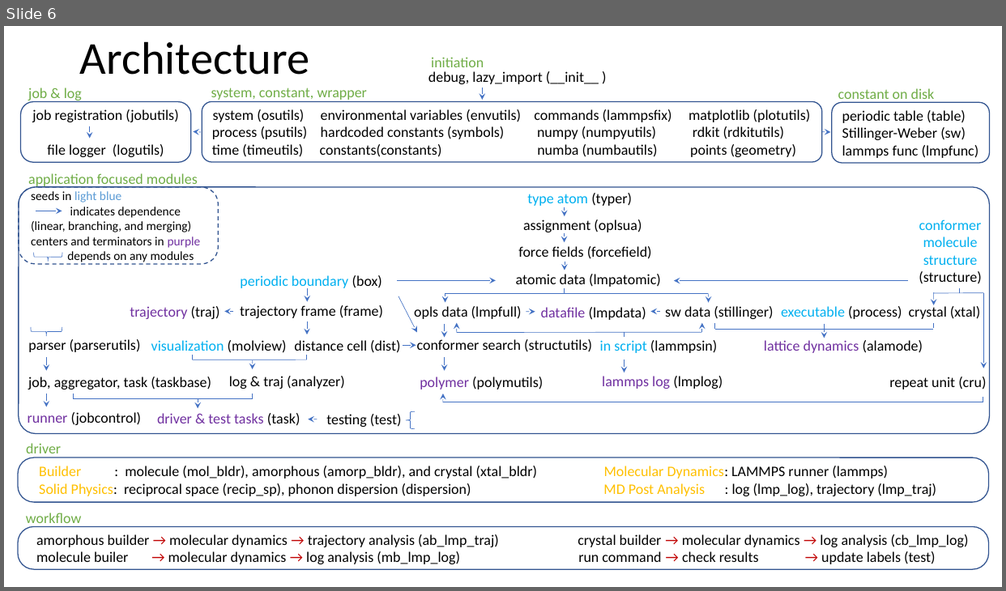
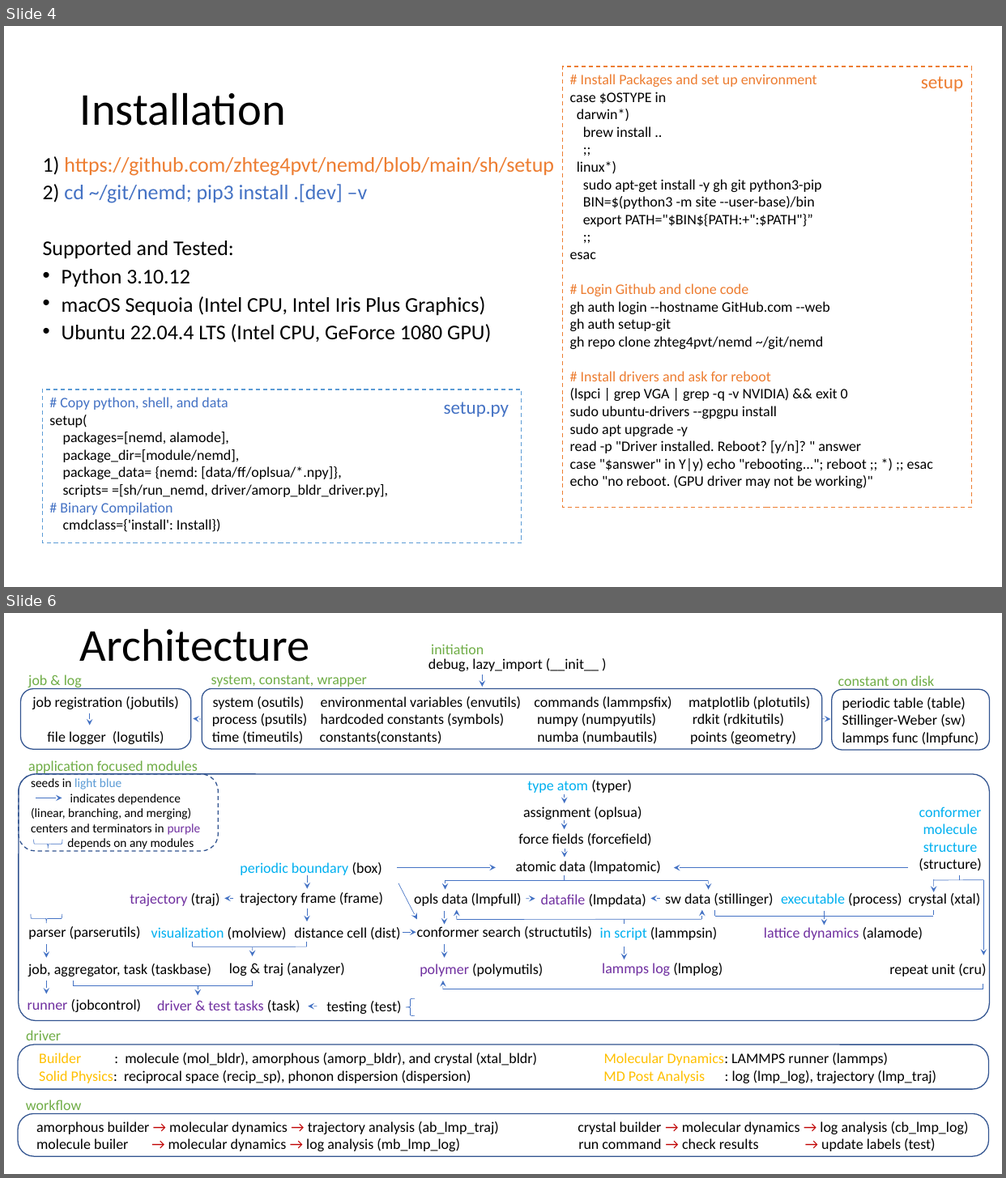
Before and after one commit to zhteg4pvt/nemd, a slide deck: docs/power_point/nemd.pptx. Shown one above the other, each under a label of ours: slide 6 before the commit, slides 4 and 6 after it; the slides between them are not shown. The pictures are 1006x591 and 1006x1178 pixels, drawn with LibreOffice and Linux fonts; fonts in the diff are those of the drawing. Boxes give left, top, right and bottom in pixels: in the first picture for what was removed or moved away, otherwise in the second. Text is boxed around its words. In the diff, an @@ line names an element or a change of style, - is before the commit and + after.

Commit message:
nemd ppt updated

```diff
--- a/docs/power_point/nemd.pptx
+++ b/docs/power_point/nemd.pptx
@@ slide 4 added at (x1=4, y1=26, x2=1002, y2=587), background #FFFFFF @@
@@ rectangle added at (x1=562, y1=66, x2=971, y2=507), fill #FFFFFF, outline #ED7D31 1 pt dashed, 14 pt, text #000000 @@
+# Install Packages and set up environment
+case $OSTYPE in
+darwin*)
+brew install ..
+;;
+linux*)
+sudo apt-get install -y gh git python3-pip
+BIN=$(python3 -m site --user-base)/bin
+export PATH="$BIN${PATH:+":$PATH"}”
+;;
+esac
+# Login Github and clone code
+gh auth login --hostname GitHub.com --web
+gh auth setup-git
+gh repo clone zhteg4pvt/nemd ~/git/nemd
+# Install drivers and ask for reboot
+(lspci | grep VGA | grep -q -v NVIDIA) && exit 0
+sudo ubuntu-drivers --gpgpu install
+sudo apt upgrade -y
+read -p "Driver installed. Reboot? [y/n]? " answer
+case "$answer" in Y|y) echo "rebooting..."; reboot ;; *) ;; esac
+echo "no reboot. (GPU driver may not be working)"
@@ title added at (x1=80, y1=92, x2=286, y2=126), 44 pt, text #000000 @@
+Installation
@@ text added at (x1=921, y1=76, x2=963, y2=92), 18 pt, text #ED7D31 @@
+setup
@@ text added at (x1=43, y1=156, x2=554, y2=343), 20.1 pt, text #000000 @@
+1) https://github.com/zhteg4pvt/nemd/blob/main/sh/setup
+2) cd ~/git/nemd; pip3 install .[dev] –v
+Supported and Tested:
+• Python 3.10.12
+• macOS Sequoia (Intel CPU, Intel Iris Plus Graphics)
+• Ubuntu 22.04.4 LTS (Intel CPU, GeForce 1080 GPU)
@@ rectangle added at (x1=42, y1=390, x2=522, y2=544), fill #FFFFFF, outline #5B9BD5 1 pt dashed, 14 pt, text #000000 @@
+# Copy python, shell, and data
+setup(
+packages=[nemd, alamode],
+package_dir=[module/nemd],
+package_data= {nemd: [data/ff/oplsua/*.npy]},
+scripts= =[sh/run_nemd, driver/amorp_bldr_driver.py],
+# Binary Compilation
+cmdclass={'install': Install})
@@ text added at (x1=444, y1=402, x2=509, y2=417), 18 pt, text #4472C4 @@
+setup.py
```
Also in this commit, not shown: 4 slides changed, 1 slide removed, 3 other files.
